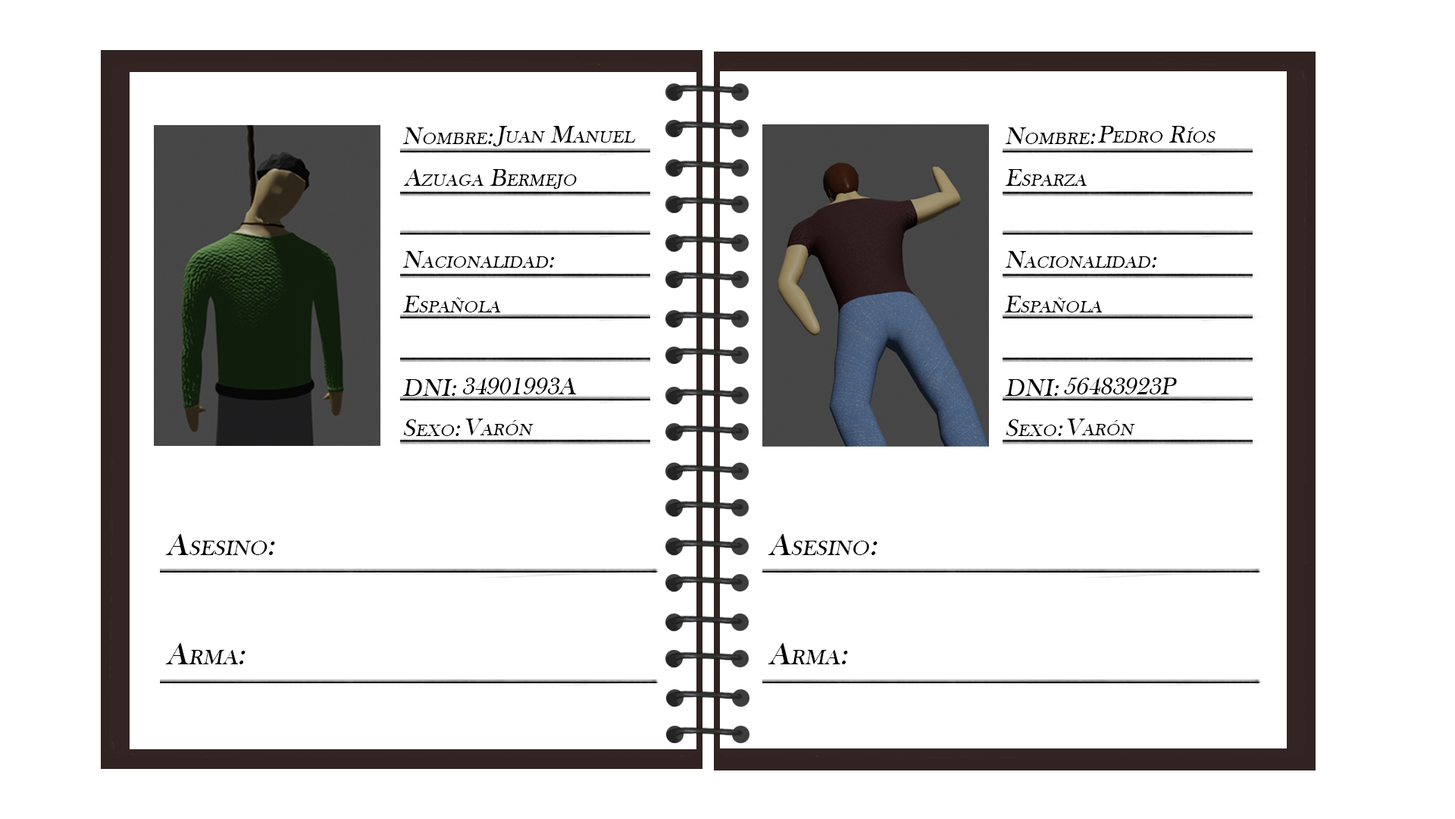
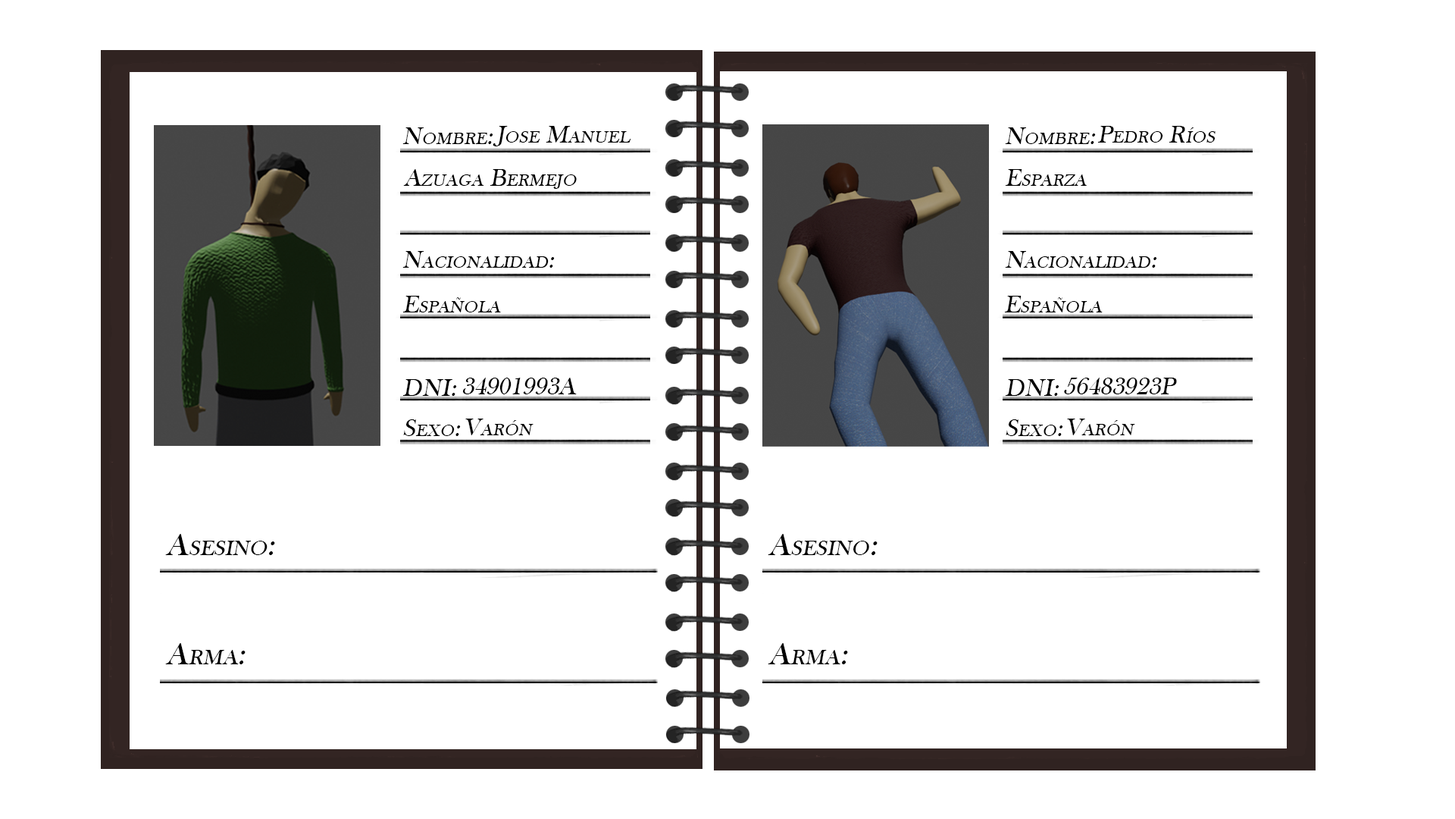
Before/after of a 1455px x 819px layered artwork. What changed in the layer stack:
renamed "Juan Manuel" to "Jose Manuel", painted on it over (x1=505, y1=125, x2=636, y2=143)
